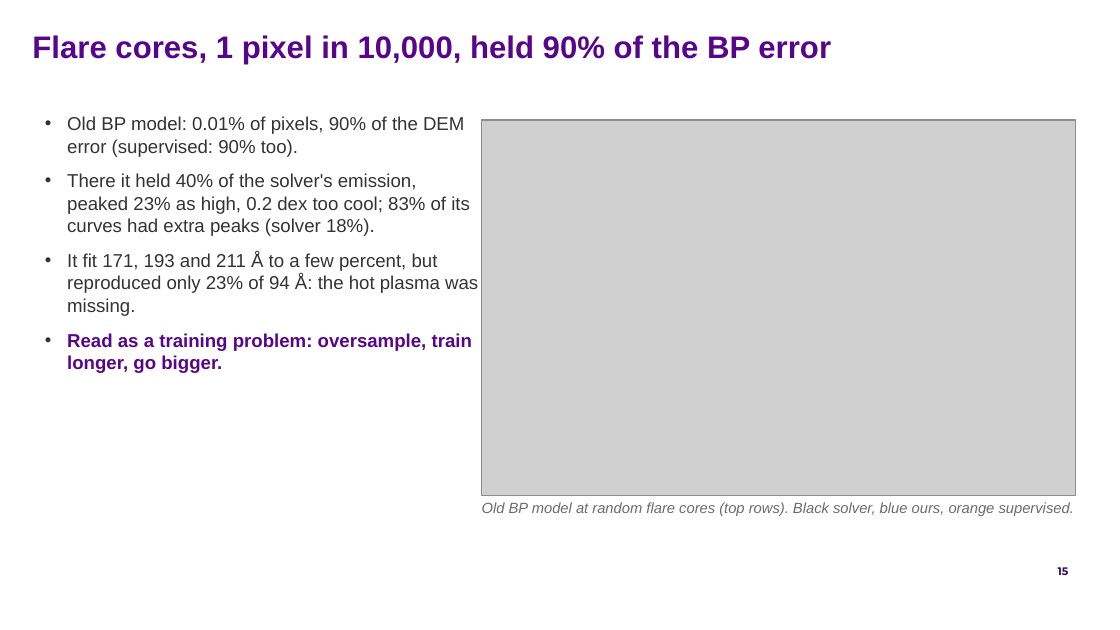
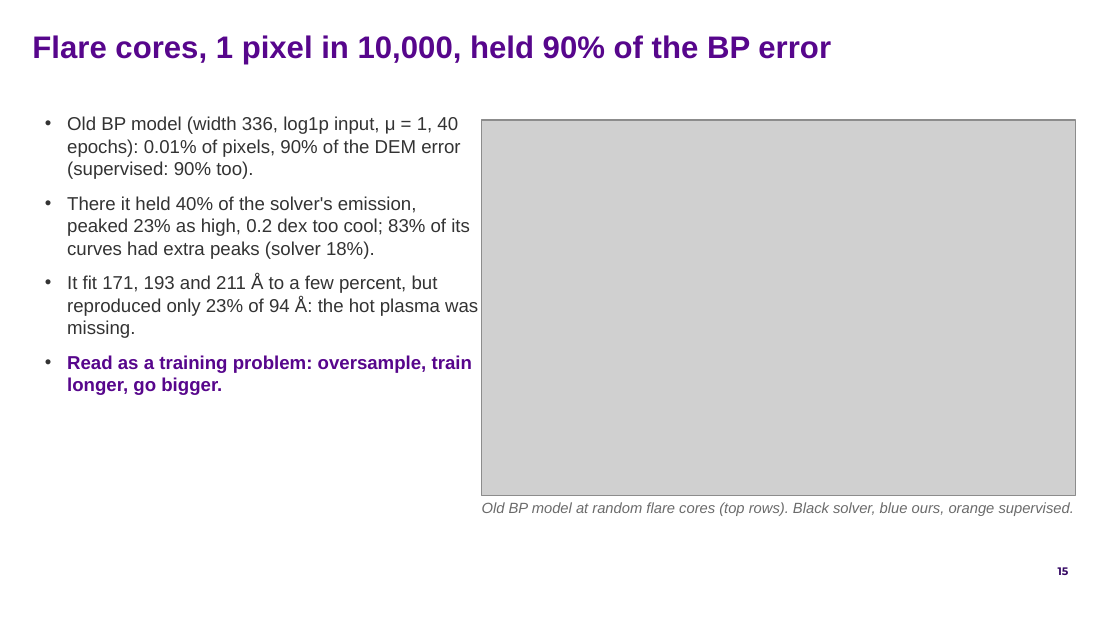
Before and after one commit to FruitPnchSamuraiG/solar-dem-inversion, a slide deck: slide 15 of slides/DEM_deck_v2.pptx. Drawn at 1120x630 pixels with LibreOffice and Linux fonts; fonts in the diff are those of the drawing; grey boxes stand for pictures; background and template pictures are left out. Boxes give left, top, right and bottom in pixels: in the first picture for what was removed or moved away, otherwise in the second. Text is boxed around its words. In the diff, an @@ line names an element or a change of style, - is before the commit and + after.

```diff
--- a/slides/DEM_deck_v2.pptx
+++ b/slides/DEM_deck_v2.pptx
@@ text at box(67, 116, 460, 179): text changed @@
-• Old BP model: 0.01% of pixels, 90% of the DEM error (supervised: 90% too).
+• Old BP model (width 336, log1p input, μ = 1, 40 epochs): 0.01% of pixels, 90% of the DEM error (supervised: 90% too).
```
Also in this commit, not shown: 9 other slides changed, 6 other files.
